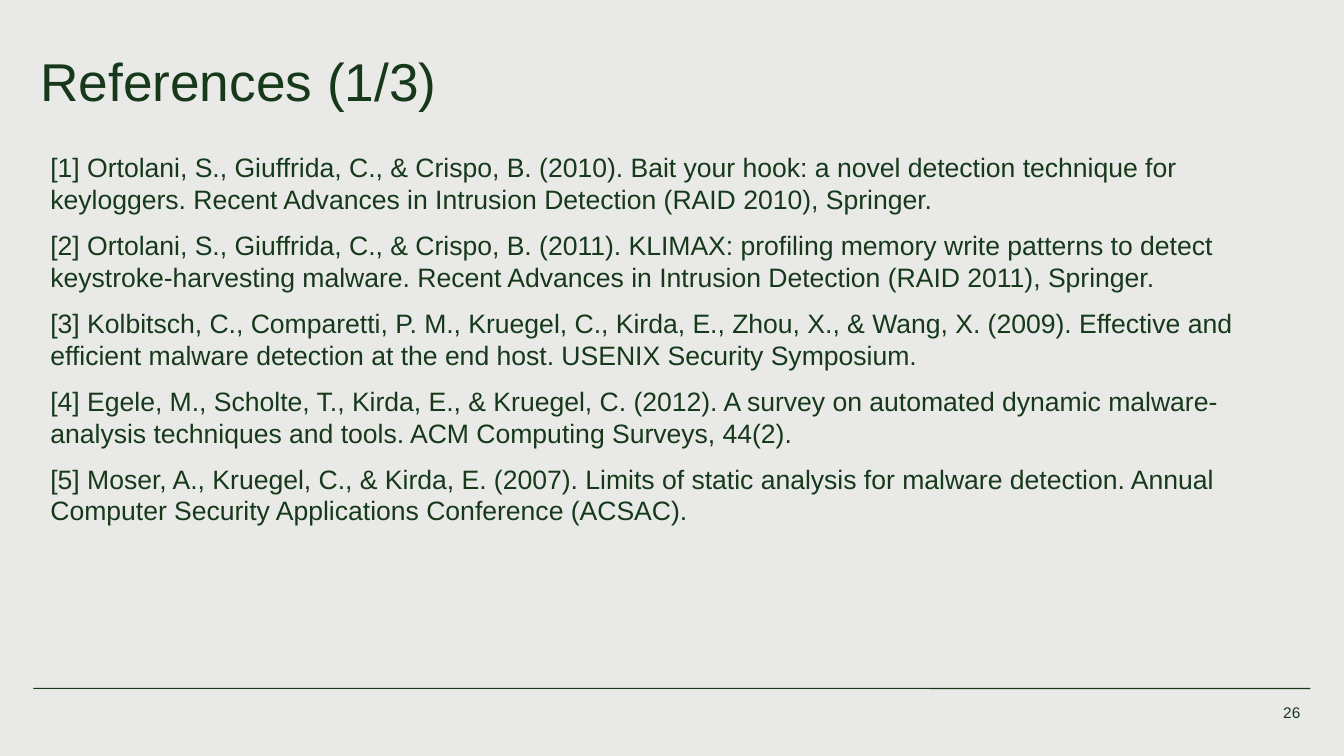
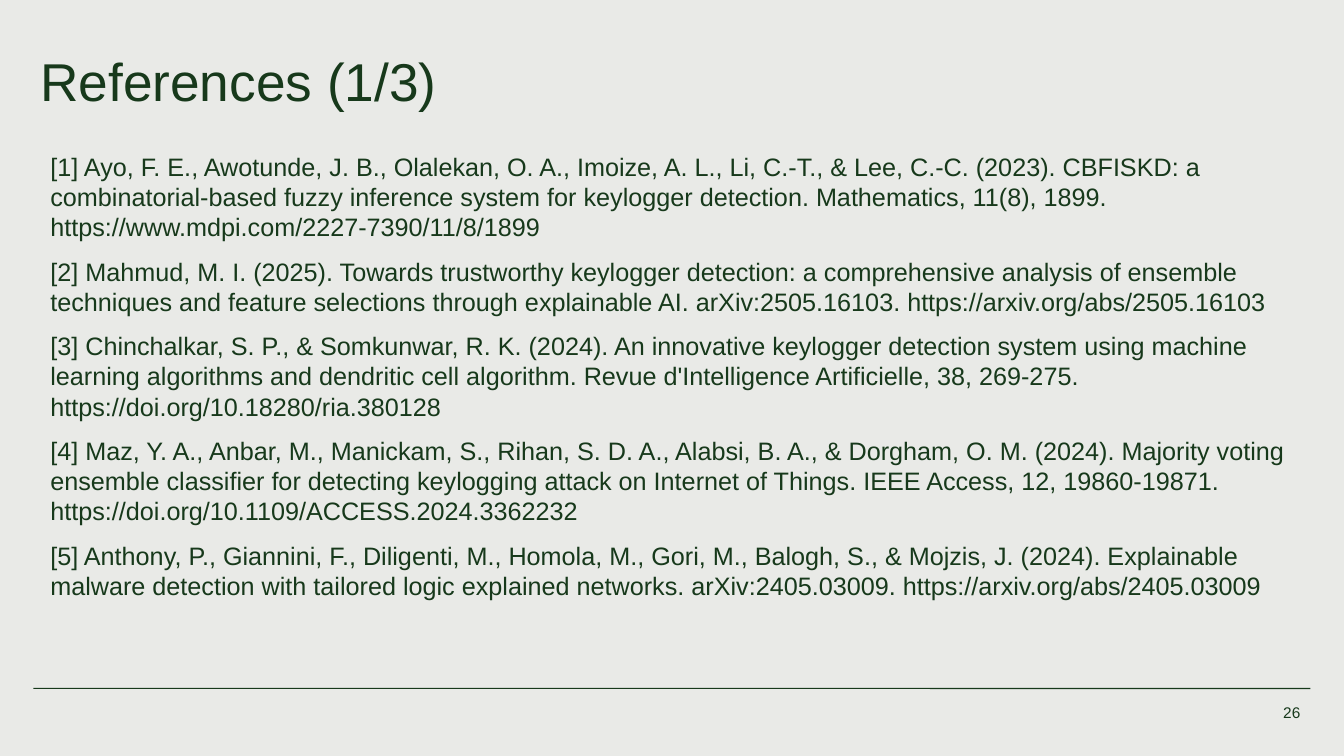
Before and after one commit to abijit2626/keyboard-hook-behavioral-detector, a slide deck: slide 26 of presentation/Keyboard_Hook_Behavioral_Detector.pptx. Drawn at 1344x756 pixels with LibreOffice and Linux fonts; fonts in the diff are those of the drawing. Boxes give left, top, right and bottom in pixels: in the first picture for what was removed or moved away, otherwise in the second. Text is boxed around its words. In the diff, an @@ line names an element or a change of style, - is before the commit and + after.

```diff
--- a/presentation/Keyboard_Hook_Behavioral_Detector.pptx
+++ b/presentation/Keyboard_Hook_Behavioral_Detector.pptx
@@ text at box(50, 157, 1284, 600): text changed; size 19 to 18 pt @@
-[1] Ortolani, S., Giuffrida, C., & Crispo, B. (2010). Bait your hook: a novel detection technique for keyloggers. Recent Advances in Intrusion Detection (RAID 2010), Springer.
-[2] Ortolani, S., Giuffrida, C., & Crispo, B. (2011). KLIMAX: profiling memory write patterns to detect keystroke-harvesting malware. Recent Advances in Intrusion Detection (RAID 2011), Springer.
-[3] Kolbitsch, C., Comparetti, P. M., Kruegel, C., Kirda, E., Zhou, X., & Wang, X. (2009). Effective and efficient malware detection at the end host. USENIX Security Symposium.
-[4] Egele, M., Scholte, T., Kirda, E., & Kruegel, C. (2012). A survey on automated dynamic malware-analysis techniques and tools. ACM Computing Surveys, 44(2).
-[5] Moser, A., Kruegel, C., & Kirda, E. (2007). Limits of static analysis for malware detection. Annual Computer Security Applications Conference (ACSAC).
+[1] Ayo, F. E., Awotunde, J. B., Olalekan, O. A., Imoize, A. L., Li, C.-T., & Lee, C.-C. (2023). CBFISKD: a combinatorial-based fuzzy inference system for keylogger detection. Mathematics, 11(8), 1899. https://www.mdpi.com/2227-7390/11/8/1899
+[2] Mahmud, M. I. (2025). Towards trustworthy keylogger detection: a comprehensive analysis of ensemble techniques and feature selections through explainable AI. arXiv:2505.16103. https://arxiv.org/abs/2505.16103
+[3] Chinchalkar, S. P., & Somkunwar, R. K. (2024). An innovative keylogger detection system using machine learning algorithms and dendritic cell algorithm. Revue d'Intelligence Artificielle, 38, 269-275. https://doi.org/10.18280/ria.380128
+[4] Maz, Y. A., Anbar, M., Manickam, S., Rihan, S. D. A., Alabsi, B. A., & Dorgham, O. M. (2024). Majority voting ensemble classifier for detecting keylogging attack on Internet of Things. IEEE Access, 12, 19860-19871. https://doi.org/10.1109/ACCESS.2024.3362232
+[5] Anthony, P., Giannini, F., Diligenti, M., Homola, M., Gori, M., Balogh, S., & Mojzis, J. (2024). Explainable malware detection with tailored logic explained networks. arXiv:2405.03009. https://arxiv.org/abs/2405.03009
```
Also in this commit, not shown: 8 other slides changed.
